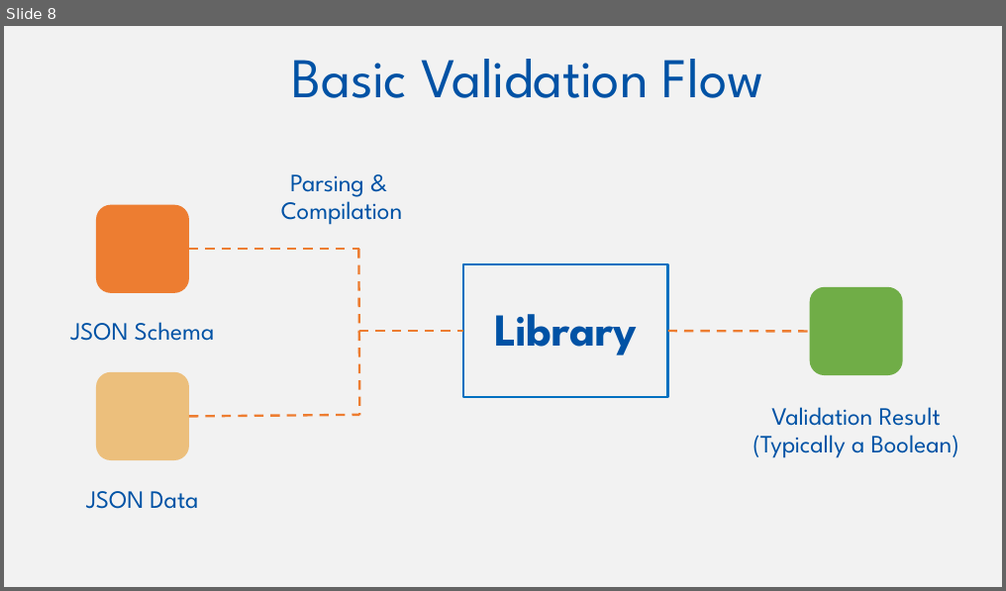
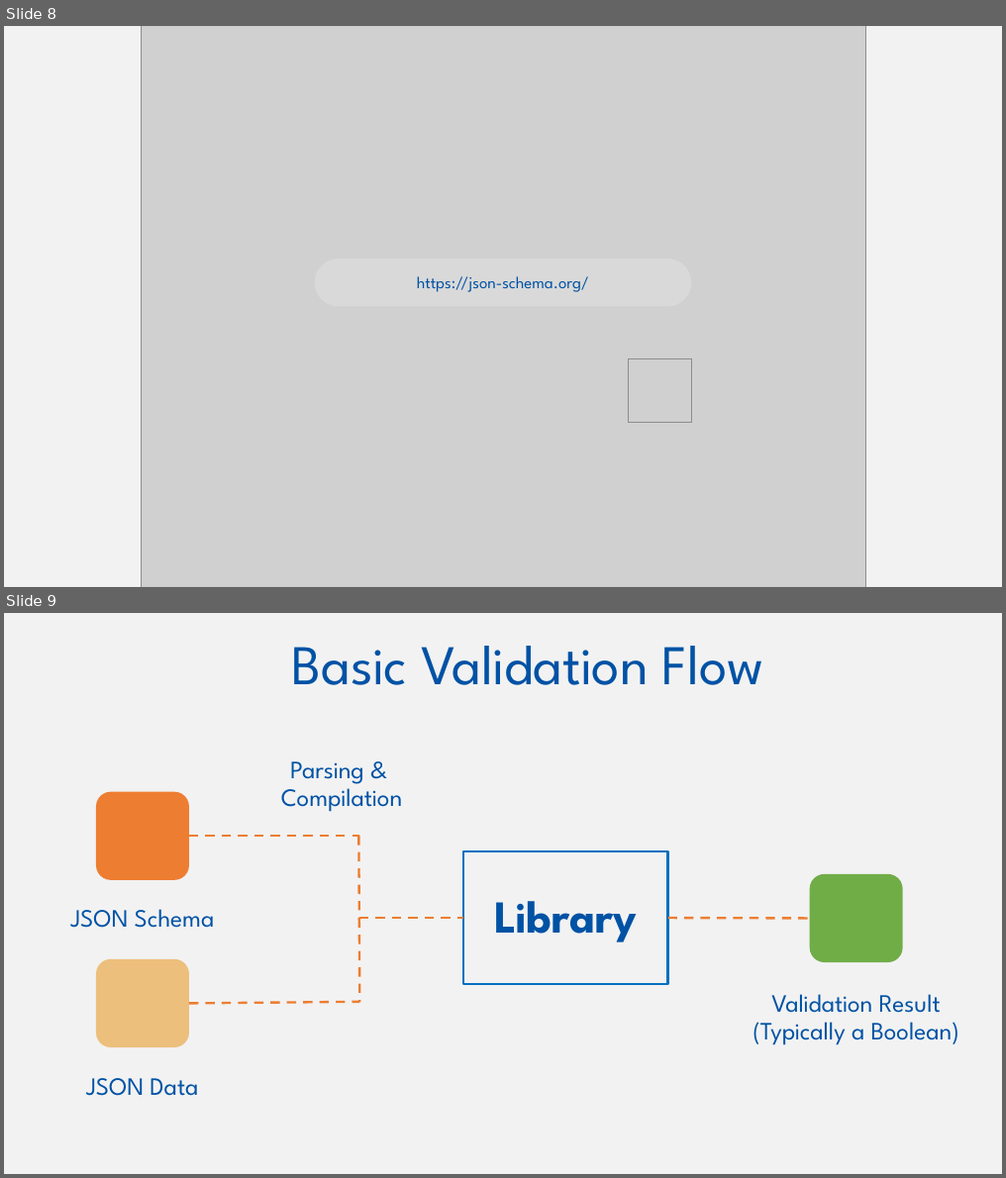
Before and after one commit to w3c/wot-cg, a slide deck: Tutorials/whatiswot/8-JSON_Schema_in_Practice_3/8-JSON_Schema_in_Practice_3.pptx. Shown one above the other, each under a label of ours: slide 8 before the commit, slides 8 and 9 after it. The pictures are 1006x591 and 1006x1178 pixels, drawn with LibreOffice and Linux fonts; fonts in the diff are those of the drawing; grey boxes stand for pictures. Boxes give left, top, right and bottom in pixels: in the first picture for what was removed or moved away, otherwise in the second. Text is boxed around its words. In the diff, an @@ line names an element or a change of style, - is before the commit and + after.

```diff
--- a/Tutorials/whatiswot/8-JSON_Schema_in_Practice_3/8-JSON_Schema_in_Practice_3.pptx
+++ b/Tutorials/whatiswot/8-JSON_Schema_in_Practice_3/8-JSON_Schema_in_Practice_3.pptx
@@ slide 8 added at [4,26,1002,587], background #F2F2F2 @@
@@ picture added at [141,26,865,587] @@
@@ rounded rectangle added at [315,259,691,307], fill #D9D9D9, 16 pt, text #0052A5 @@
+https://json-schema.org/
@@ picture added at [629,360,691,422] @@
@@ what was slide 8 is now slide 9 @@
```
Also in this commit, not shown: 6 slides changed, 1 other slide added, 5 other files.
